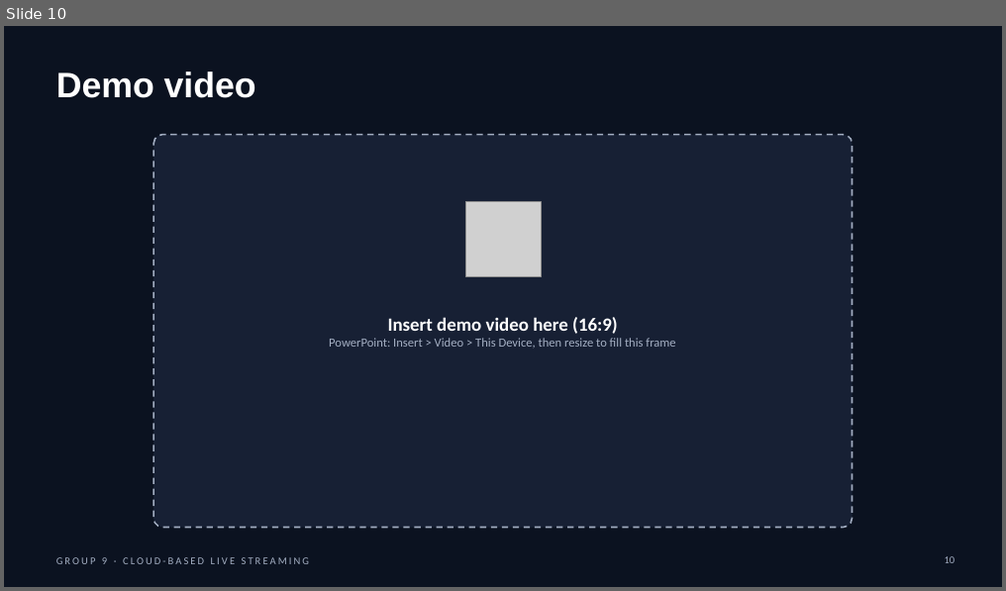
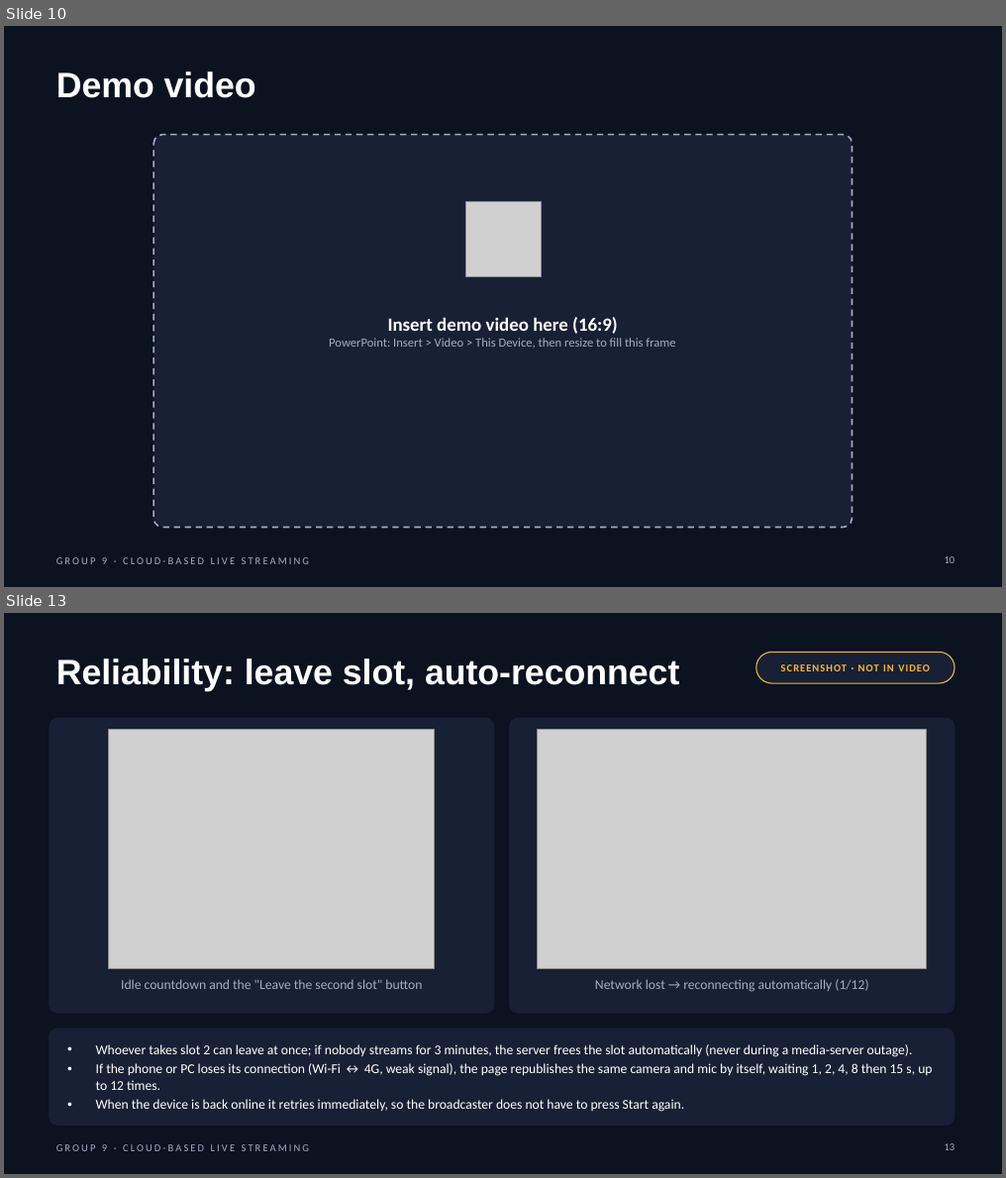
Before and after one commit to yycc0112299/live_streaming, a slide deck: docs/final-report/Group 9.pptx. Shown one above the other, each under a label of ours: slide 10 before the commit, slides 10 and 13 after it; the slides between them are not shown. The pictures are 1006x591 and 1006x1178 pixels, drawn with LibreOffice and Linux fonts; fonts in the diff are those of the drawing; grey boxes stand for pictures. Boxes give left, top, right and bottom in pixels: in the first picture for what was removed or moved away, otherwise in the second. Text is boxed around its words. In the diff, an @@ line names an element or a change of style, - is before the commit and + after.

```diff
--- a/docs/final-report/Group 9.pptx
+++ b/docs/final-report/Group 9.pptx
@@ slide 13 added at bbox=[4, 613, 1002, 1174], background #0B1220; not listed: 1 template element that a slide beside it also shows @@
@@ title added at bbox=[56, 659, 679, 692], 34 pt, text #FFFFFF, bold @@
+Reliability: leave slot, auto-reconnect
@@ rounded rectangle added at bbox=[756, 652, 954, 683], fill #172034, outline #F6B93B 1 pt @@
@@ text added at bbox=[781, 664, 930, 671], 10 pt, text #F6B93B, bold @@
+SCREENSHOT · NOT IN VIDEO
@@ rounded rectangle added at bbox=[49, 718, 494, 1014], fill #172034, outline #172034 0.5 pt @@
@@ picture added at bbox=[109, 729, 435, 968] @@
@@ rounded rectangle added at bbox=[509, 718, 954, 1014], fill #172034, outline #172034 0.5 pt @@
@@ picture added at bbox=[537, 729, 927, 968] @@
@@ text added at bbox=[121, 979, 422, 989], 13 pt, text #A3AEC2 @@
+Idle countdown and the "Leave the second slot" button
@@ text added at bbox=[595, 979, 868, 992], 13 pt, text #A3AEC2 @@
+Network lost → reconnecting automatically (1/12)
@@ rounded rectangle added at bbox=[49, 1029, 954, 1126], fill #172034, outline #172034 0.5 pt @@
@@ text added at bbox=[96, 1045, 932, 1112], 13 pt, text #FFFFFF @@
+• Whoever takes slot 2 can leave at once; if nobody streams for 3 minutes, the server frees the slot automatically (never during a media-server outage).
+• If the phone or PC loses its connection (Wi-Fi ↔ 4G, weak signal), the page republishes the same camera and mic by itself, waiting 1, 2, 4, 8 then 15 s, up to 12 times.
+• When the device is back online it retries immediately, so the broadcaster does not have to press Start again.
@@ page number added at bbox=[944, 1144, 955, 1151], 10 pt, text #A3AEC2 @@
+13
```
Also in this commit, not shown: 4 other slides added, 16 other files.
